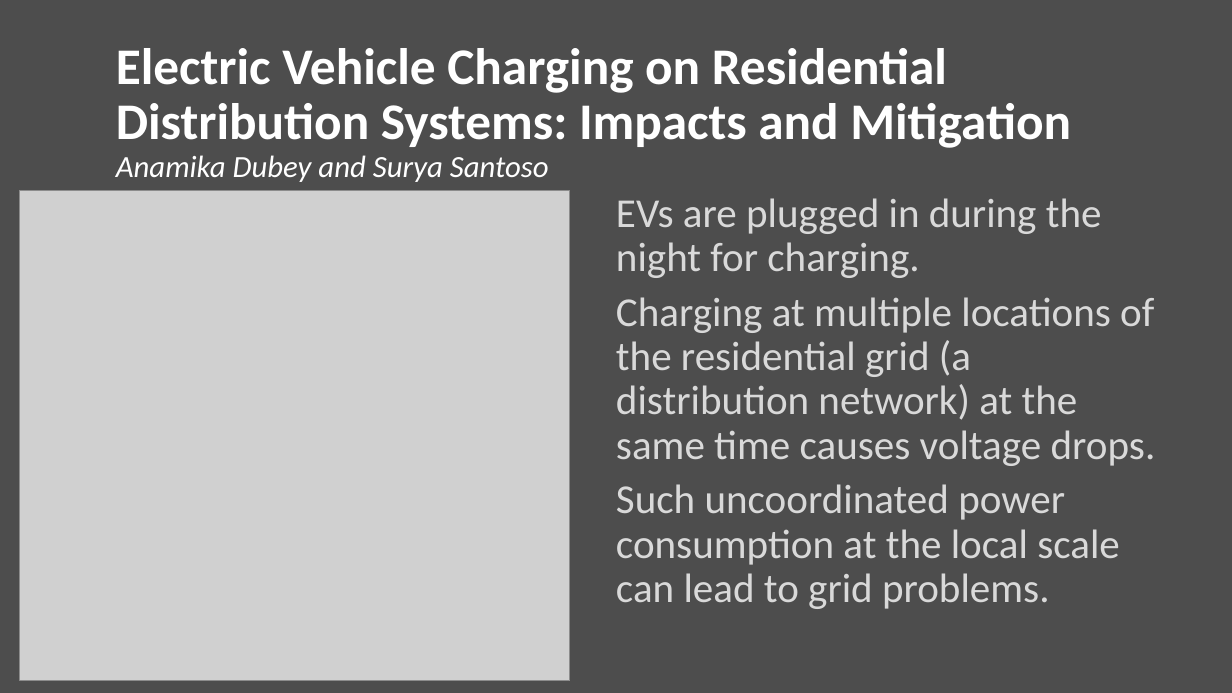
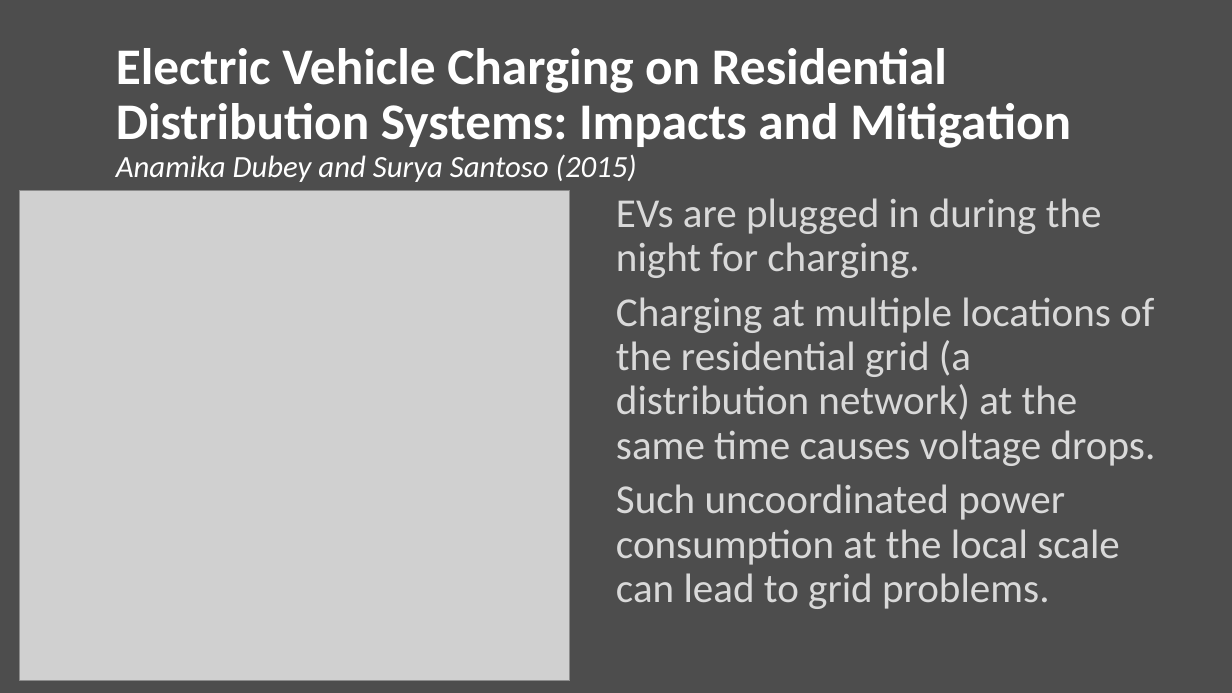
Before and after one commit to Realife-Brahmin/OriginalDocsHub, a slide deck: slide 3 of research_showcase/dynamicProgramming_aryan_ritwajeet_jha.pptx (slide 4 before the commit). Drawn at 1232x693 pixels with LibreOffice and Linux fonts; fonts in the diff are those of the drawing; grey boxes stand for pictures; background and template pictures are left out. Boxes give left, top, right and bottom in pixels: in the first picture for what was removed or moved away, otherwise in the second. Text is boxed around its words. In the diff, an @@ line names an element or a change of style, - is before the commit and + after.

```diff
--- a/research_showcase/dynamicProgramming_aryan_ritwajeet_jha.pptx
+++ b/research_showcase/dynamicProgramming_aryan_ritwajeet_jha.pptx
@@ title at (116, 48, 1071, 182): text changed @@
-Electric Vehicle Charging on Residential Distribution Systems: Impacts and Mitigation
-Anamika Dubey and Surya Santoso
+Electric Vehicle Charging on Residential Distribution Systems: Impacts and Mitigation
+Anamika Dubey and Surya Santoso (2015)
```
Also in this commit, not shown: 1 other slide changed.
